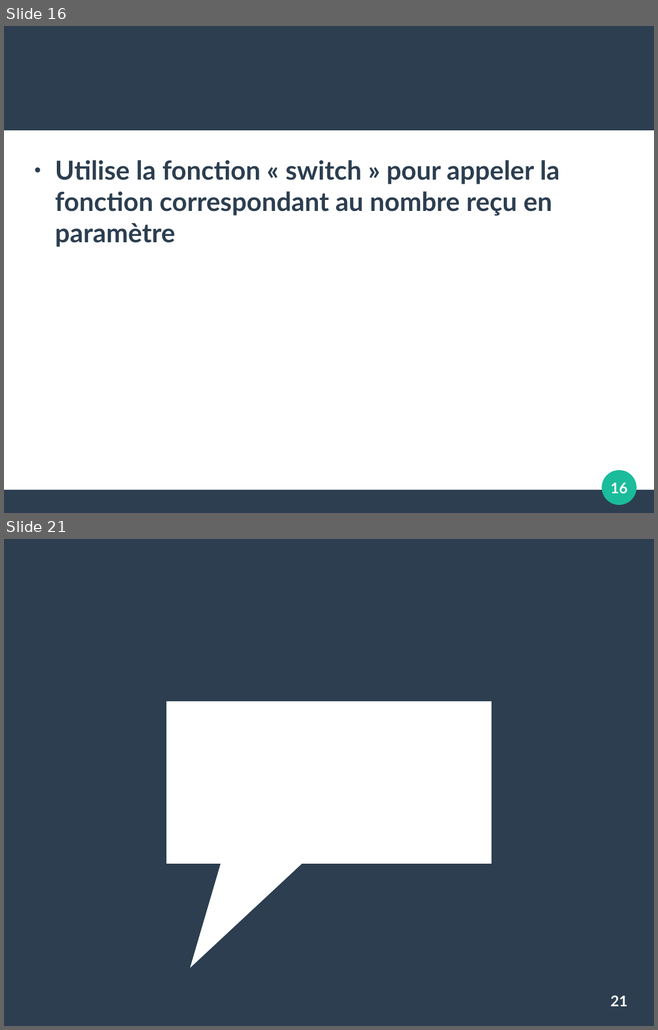
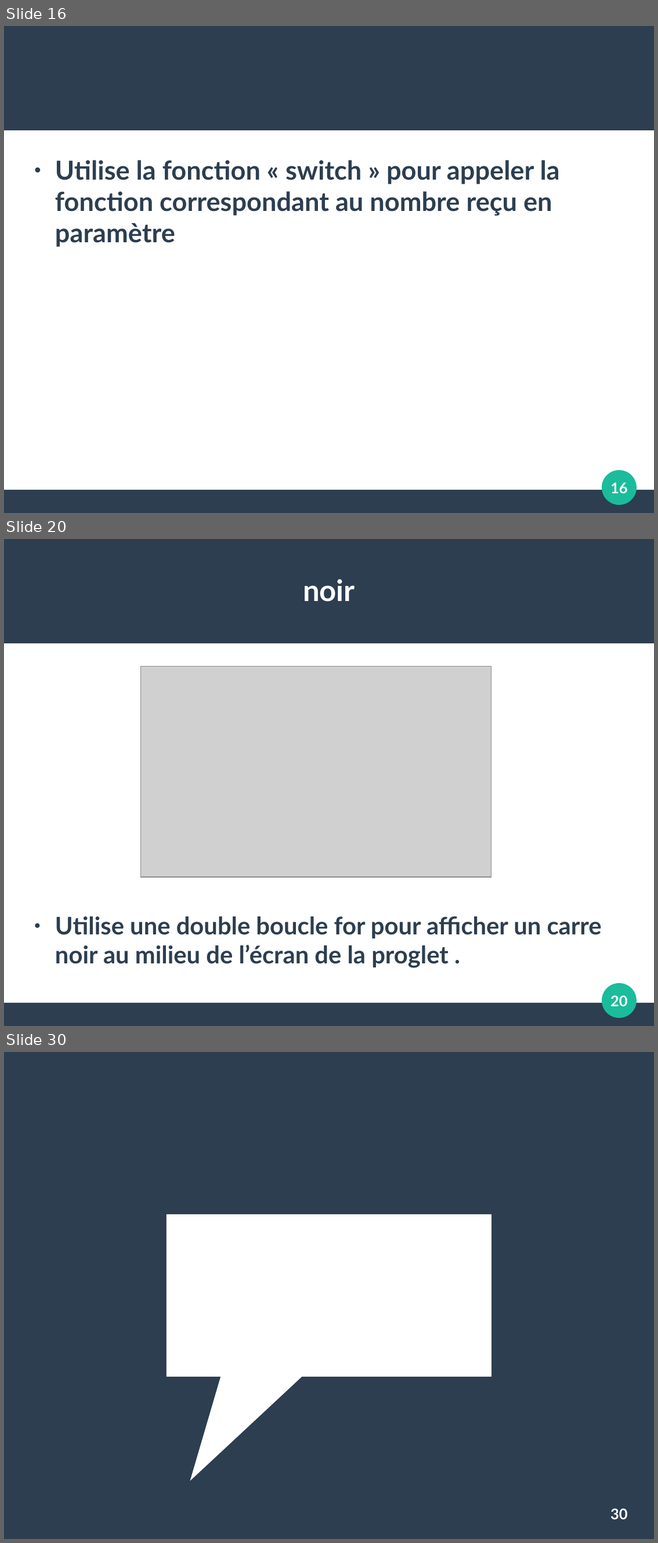
Before and after one commit to chuchodal/bbgeo_remake, a slide deck: projet_disn.odp. Shown one above the other, each under a label of ours: slides 16 and 21 before the commit, slides 16, 20 and 30 after it; the slides between them are not shown. The pictures are 658x1030 and 658x1543 pixels, drawn with LibreOffice and Linux fonts; fonts in the diff are those of the drawing; grey boxes stand for pictures. Boxes give left, top, right and bottom in pixels: in the first picture for what was removed or moved away, otherwise in the second. Text is boxed around its words. In the diff, an @@ line names an element or a change of style, - is before the commit and + after.

```diff
--- a/projet_disn.odp
+++ b/projet_disn.odp
@@ slide 20 added at (4, 539, 654, 1026), background #FFFFFF; not listed: 3 template elements that a slide beside it also shows @@
@@ title added at (303, 579, 355, 602), 36 pt, text #FFFFFF, bold @@
+noir
@@ picture added at (141, 667, 492, 877) @@
@@ text added at (55, 917, 601, 968), 29.6 pt, text #2C3E50, bold @@
+● Utilise une double boucle for pour afficher un carre noir au milieu de l’écran de la proglet .
@@ page number added at (610, 995, 627, 1006), 18 pt, text #FFFFFF, bold @@
+20
@@ what was slide 21 is now slide 30 @@
@@ page number at (610, 1508, 627, 1519): text changed @@
-21
+30
```
Also in this commit, not shown: 3 slides changed, 10 other slides added, 2 slides removed.
